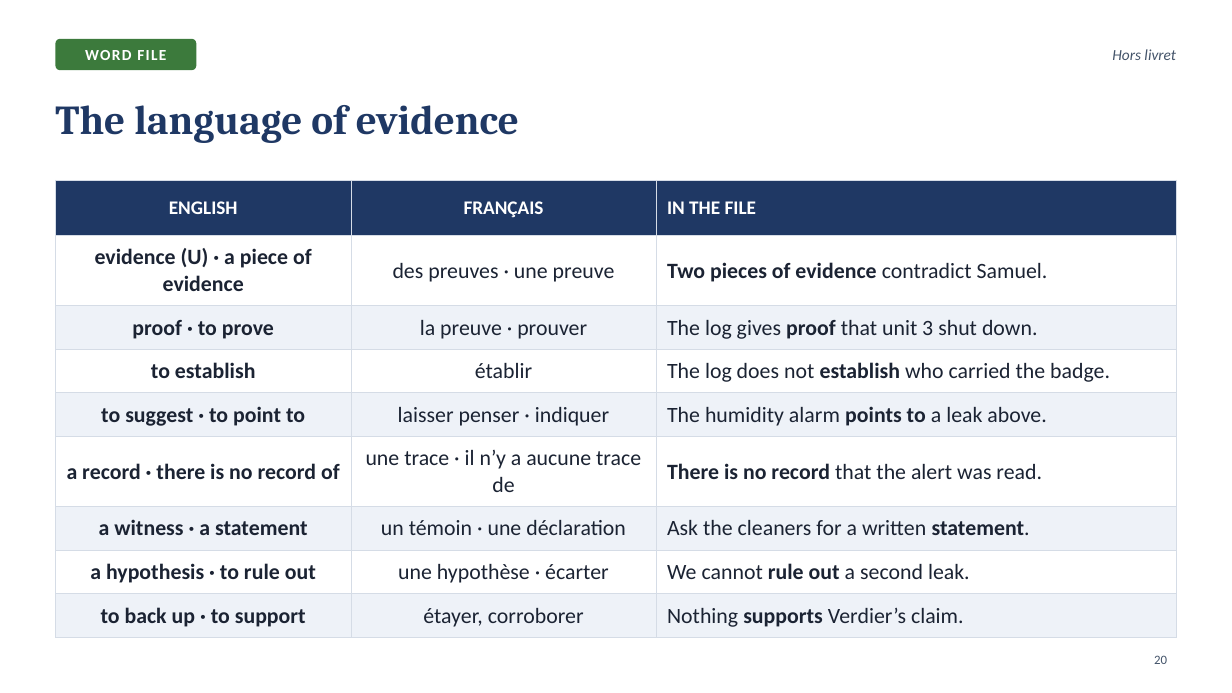
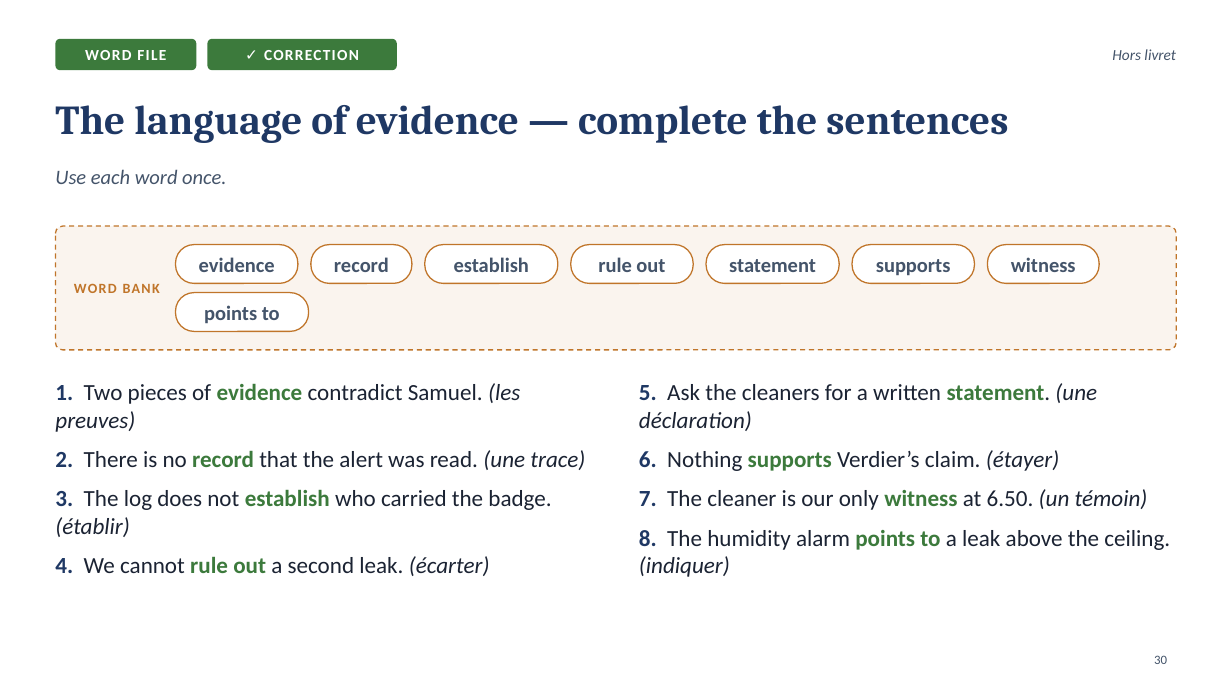
Before and after one commit to ajouniaux/talenleren, a slide deck: slide 30 of powerpoints/Seance_08_Scene3_Sort_the_witnesses.pptx (slide 20 before the commit). Drawn at 1232x693 pixels with LibreOffice and Linux fonts; fonts in the diff are those of the drawing. Boxes give left, top, right and bottom in pixels: in the first picture for what was removed or moved away, otherwise in the second. Text is boxed around its words. In the diff, an @@ line names an element or a change of style, - is before the commit and + after.

```diff
--- a/powerpoints/Seance_08_Scene3_Sort_the_witnesses.pptx
+++ b/powerpoints/Seance_08_Scene3_Sort_the_witnesses.pptx
@@ rounded rectangle added at [208,39,397,70], fill #3C7A3C, 12 pt, text #FFFFFF, bold @@
+✓ CORRECTION
@@ title at [55,105,1008,143]: text changed @@
-The language of evidence
+The language of evidence — complete the sentences
@@ text added at [55,169,226,184], 16 pt, text #44546A, italic @@
+Use each word once.
@@ table removed at [55,180,1177,631], 9 rows, 3 columns @@
-ENGLISH | FRANÇAIS | IN THE FILE
-evidence (U) · a piece of evidence | des preuves · une preuve | Two pieces of evidence contradict Samuel.
-proof · to prove | la preuve · prouver | The log gives proof that unit 3 shut down.
-to establish | établir | The log does not establish who carried the badge.
-to suggest · to point to | laisser penser · indiquer | The humidity alarm points to a leak above.
-a record · there is no record of | une trace · il n’y a aucune trace de | There is no record that the alert was read.
-a witness · a statement | un témoin · une déclaration | Ask the cleaners for a written statement.
-a hypothesis · to rule out | une hypothèse · écarter | We cannot rule out a second leak.
-to back up · to support | étayer, corroborer | Nothing supports Verdier’s claim.
@@ rounded rectangle added at [55,226,1177,350], fill #C0752A at 8% opacity, outline #C0752A 1 pt dashed @@
@@ rounded rectangle added at [176,245,298,284], fill #FFFFFF, outline #C0752A 1 pt, 16 pt, text #44546A, bold @@
+evidence
@@ rounded rectangle added at [311,245,411,284], fill #FFFFFF, outline #C0752A 1 pt, 16 pt, text #44546A, bold @@
+record
@@ rounded rectangle added at [425,245,558,284], fill #FFFFFF, outline #C0752A 1 pt, 16 pt, text #44546A, bold @@
+establish
@@ rounded rectangle added at [571,245,693,284], fill #FFFFFF, outline #C0752A 1 pt, 16 pt, text #44546A, bold @@
+rule out
@@ rounded rectangle added at [706,245,839,284], fill #FFFFFF, outline #C0752A 1 pt, 16 pt, text #44546A, bold @@
+statement
@@ rounded rectangle added at [852,245,974,284], fill #FFFFFF, outline #C0752A 1 pt, 16 pt, text #44546A, bold @@
+supports
@@ rounded rectangle added at [988,245,1100,284], fill #FFFFFF, outline #C0752A 1 pt, 16 pt, text #44546A, bold @@
+witness
@@ text added at [74,283,160,293], 11 pt, text #C0752A, bold @@
+WORD BANK
@@ rounded rectangle added at [176,293,309,332], fill #FFFFFF, outline #C0752A 1 pt, 16 pt, text #44546A, bold @@
+points to
@@ text added at [55,383,585,576], 18 pt, text #1B2333 @@
+1. Two pieces of evidence contradict Samuel. (les preuves)
+2. There is no record that the alert was read. (une trace)
+3. The log does not establish who carried the badge. (établir)
+4. We cannot rule out a second leak. (écarter)
@@ text added at [639,383,1170,577], 18 pt, text #1B2333 @@
+5. Ask the cleaners for a written statement. (une déclaration)
+6. Nothing supports Verdier’s claim. (étayer)
+7. The cleaner is our only witness at 6.50. (un témoin)
+8. The humidity alarm points to a leak above the ceiling. (indiquer)
@@ page number at [1154,655,1167,664]: text changed @@
-20
+30
```
Also in this commit, not shown: 6 other slides changed, 15 slides added, 5 slides removed, 9 other files.
